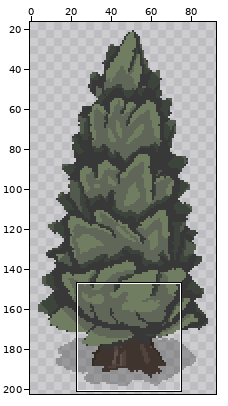
A pixel-art file gets an edit: Assets/Sprites/WorldObjects/Larch.aseprite. Above: a wide view before the commit, with the close-up outlined.
Close-up. Earlier state:
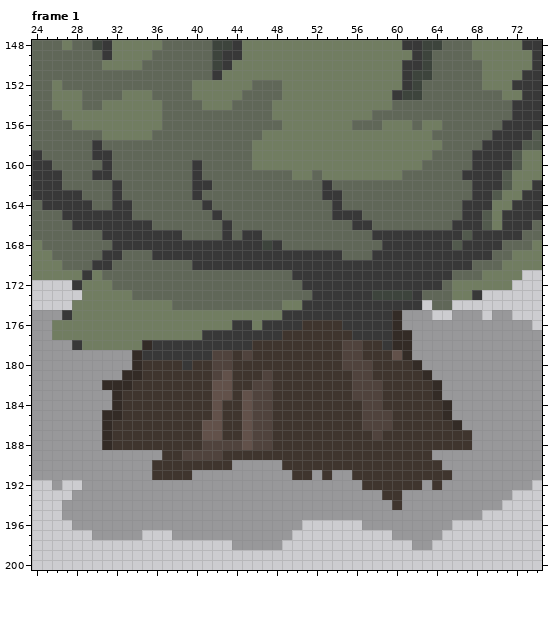
96x224 pixels, 13 frames. Colours within 5 levels of each other are drawn and written as one. Shown: frame 1: x 24..74, y 148..200. The old version is drawn lined up with the new one. The wide view leaves out empty margins. The commit also changed other frames or places, which this record leaves out.
Now the later version:
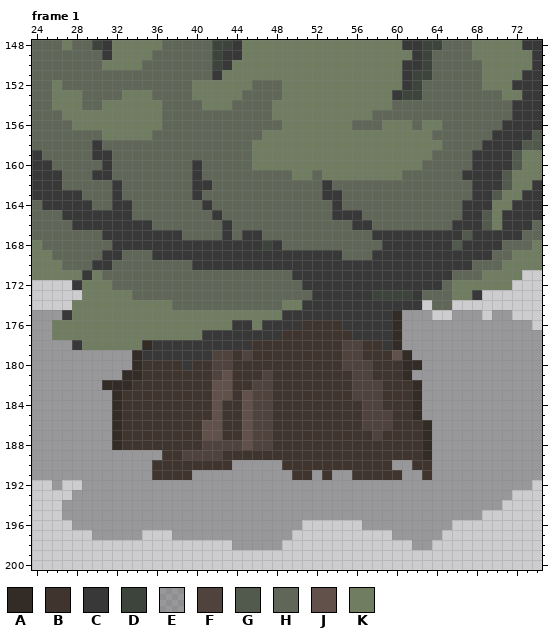
Palette (. is transparent): A #332b26  B #3f352e  C #383838  D #3d443c  E #46464664  F #50433d  G #525a4d  H #606758  J #62514a  K #717d61
Diff:
whole drawing moved by +0,+9 (the old picture is shown already moved)
Frame 1:
y 177..178: x 61 A -> E
y 180: x 61 B -> A
y 181: x 61..63 BBA -> AEE
y 182..183: x 62..64 BBA -> AEE
y 184: x 62..65 BBBA -> AEEE
y 185: x 31 A -> E; x 62..65 BBBA -> AEEE
y 186: x 31..32 AB -> EA; x 63..66 BBBA -> AEEE
y 187..188: x 31..32 AB -> EA; x 63..67 BBBBB -> AEEEE
y 189: x 63 B -> A
y 190: x 60..61 BB -> EE; x 64 B -> E
y 191: x 61..62 BB -> EE; x 64..65 BB -> EE
y 192: x 57..62 BBBBBB -> EEEEEE; x 64 B -> E
y 193: x 59..60 BB -> EE
y 194: x 60 B -> E
Changed places in both close-ups, as pixel boxes (x1, y1, x2, y2):
changed: (362, 330, 472, 510)
changed: (102, 410, 122, 450)
